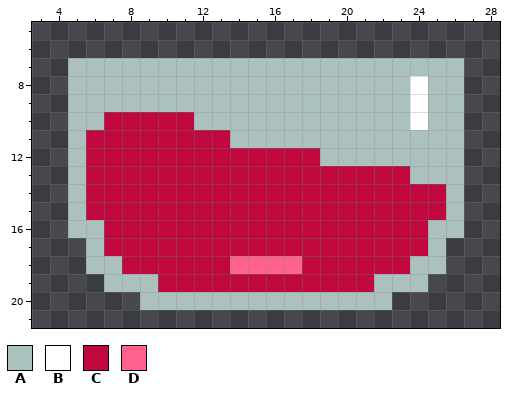
Two states of a pixel-art sprite, packages/nouns-img-permutator/assets/layer-3/head-wine.png. Above, as it was before the edit.
The file is 32x32 pixels. Shown: x 3..28, y 5..21.
Palette (. is transparent): A #abc1be  B #ffffff  C #c1083e  D #ff638d
Pixels before, first column x 5:
 7 AAAAAAAAAAAAAAAAAAAAAA
 8 AAAAAAAAAAAAAAAAAAABAA
 9 AAAAAAAAAAAAAAAAAAABAA
10 AACCCCCAAAAAAAAAAAABAA
11 ACCCCCCCCAAAAAAAAAAAAA
12 ACCCCCCCCCCCCCAAAAAAAA
13 ACCCCCCCCCCCCCCCCCCAAA
14 ACCCCCCCCCCCCCCCCCCCCA
15 ACCCCCCCCCCCCCCCCCCCCA
16 AACCCCCCCCCCCCCCCCCCAA
17 .ACCCCCCCCCCCCCCCCCCA.
18 .AACCCCCCDDDDCCCCCCAA.
19 ..AAACCCCCCCCCCCCAAA..
20 ....AAAAAAAAAAAAAA....
After the commit:
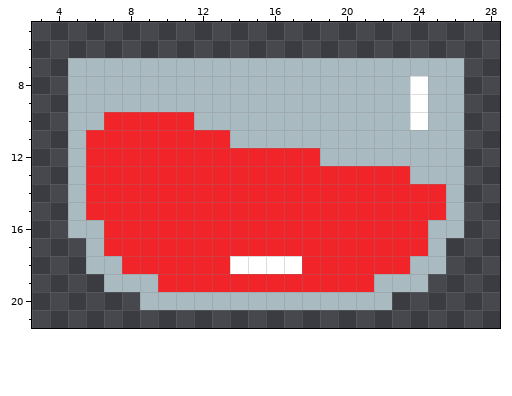
Edits made:
colour A: #abc1be -> #a9bac1
colour C: #c1083e -> #f02429
Changed rows in their new state; - is a pixel that keeps its letter.
first column x 14:
18 BBBB
Where, in picture pixels (left, top, right, bottom), the same in both pictures:
changed: (68, 58, 464, 310)
